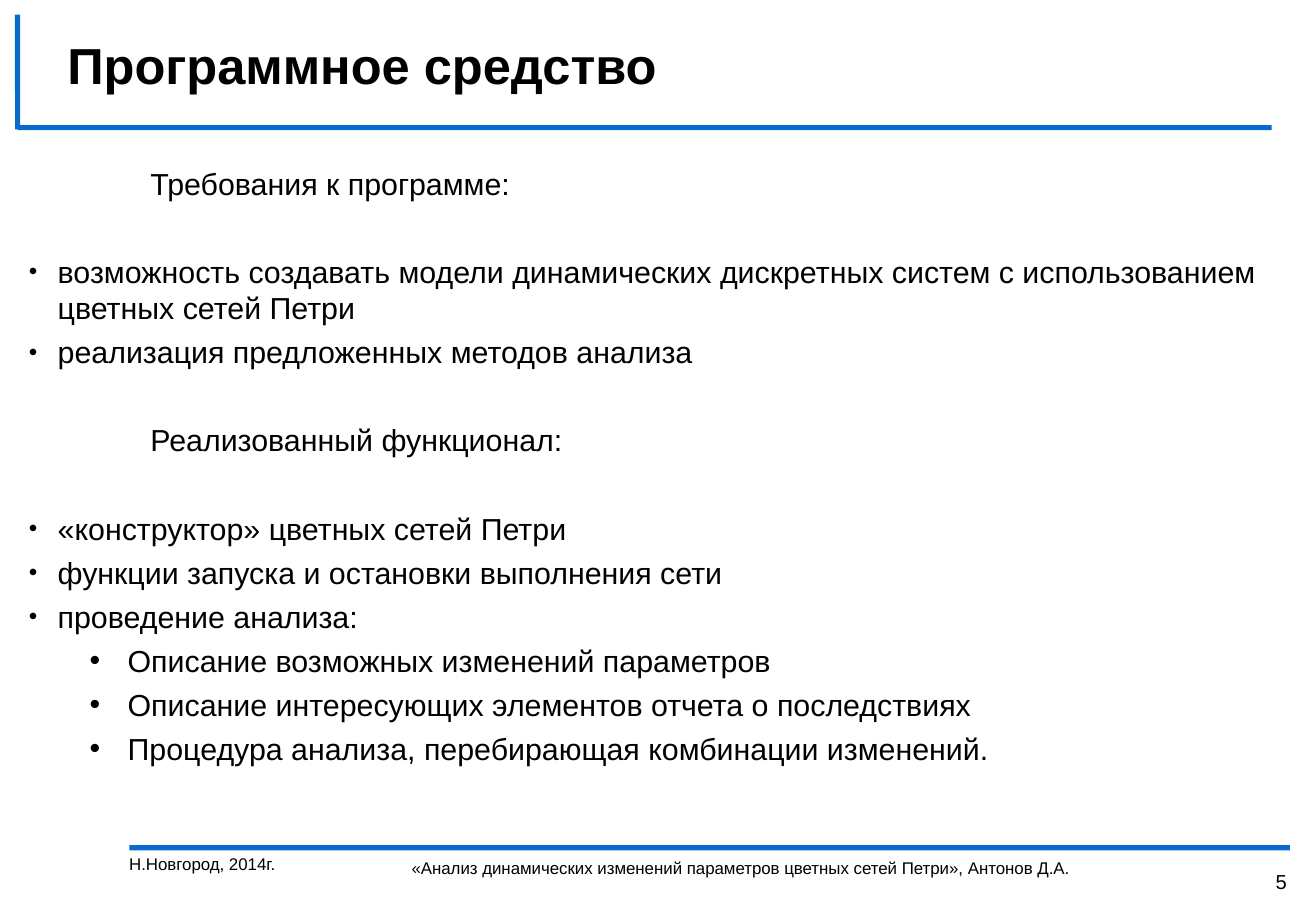
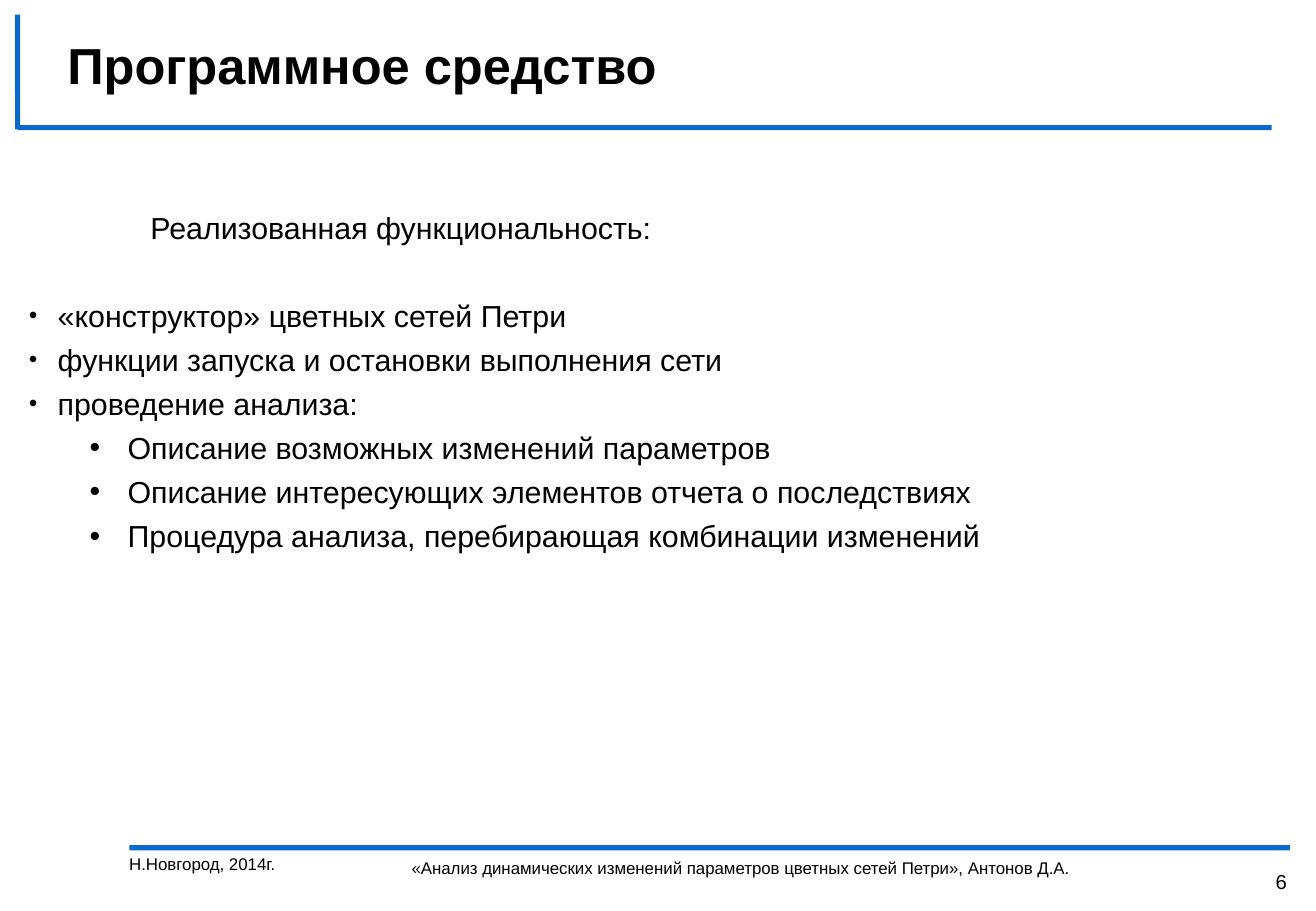
Before and after one commit to DeantoPrivate/myPetri, a slide deck: slide 6 of диплом/презентация и выступление/презентация.ppt (slide 5 before the commit). Drawn at 1316x911 pixels with LibreOffice and Linux fonts; fonts in the diff are those of the drawing; background and template pictures are left out. Boxes give left, top, right and bottom in pixels: in the first picture for what was removed or moved away, otherwise in the second. Text is boxed around its words. In the diff, an @@ line names an element or a change of style, - is before the commit and + after.

Commit message:
final for presentation

```diff
--- a/диплом/презентация и выступление/презентация.ppt
+++ b/диплом/презентация и выступление/презентация.ppt
@@ text at (150,217,651,245): text changed @@
-Требования к программе:
-• возможность создавать модели динамических дискретных систем с использованием цветных сетей Петри
-• реализация предложенных методов анализа
-Реализованный функционал:
+Реализованная функциональность:
@@ text at (128,524,980,553): text changed @@
-  • Процедура анализа, перебирающая комбинации изменений.
+  • Процедура анализа, перебирающая комбинации изменений
@@ page number at (1276,875,1287,890): text changed @@
-5
+6
```
Also in this commit, not shown: 2 other slides changed, 1 slide added, 1 other file.
